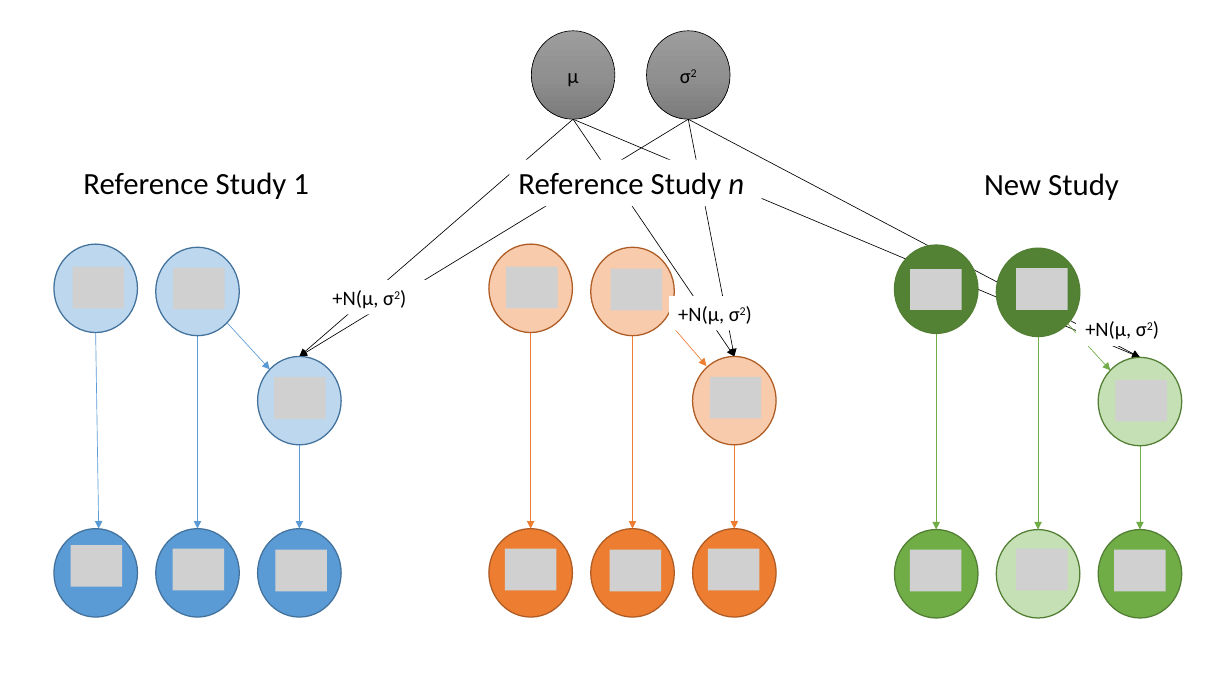
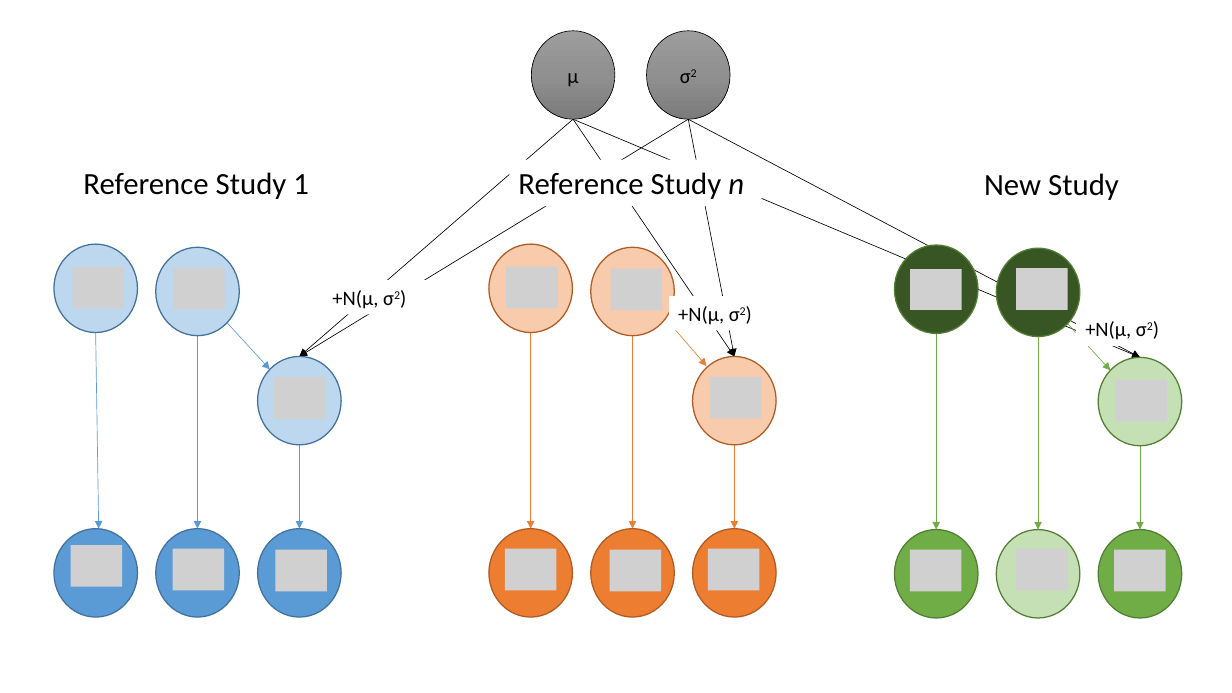
Before and after one commit to phcanalytics/ecmeta-manuscript, a slide deck: slide 1 of figs/dags.pptx. Drawn at 1232x693 pixels with LibreOffice and Linux fonts; fonts in the diff are those of the drawing; grey boxes stand for pictures. Boxes give left, top, right and bottom in pixels: in the first picture for what was removed or moved away, otherwise in the second. Text is boxed around its words. In the diff, an @@ line names an element or a change of style, - is before the commit and + after.

```diff
--- a/figs/dags.pptx
+++ b/figs/dags.pptx
@@ ellipse at [895,245,978,334]: fill #548235 to #385723 @@
@@ ellipse at [996,249,1080,337]: fill #548235 to #385723 @@
```
Also in this commit, not shown: 1 other slide changed, 14 other files.
